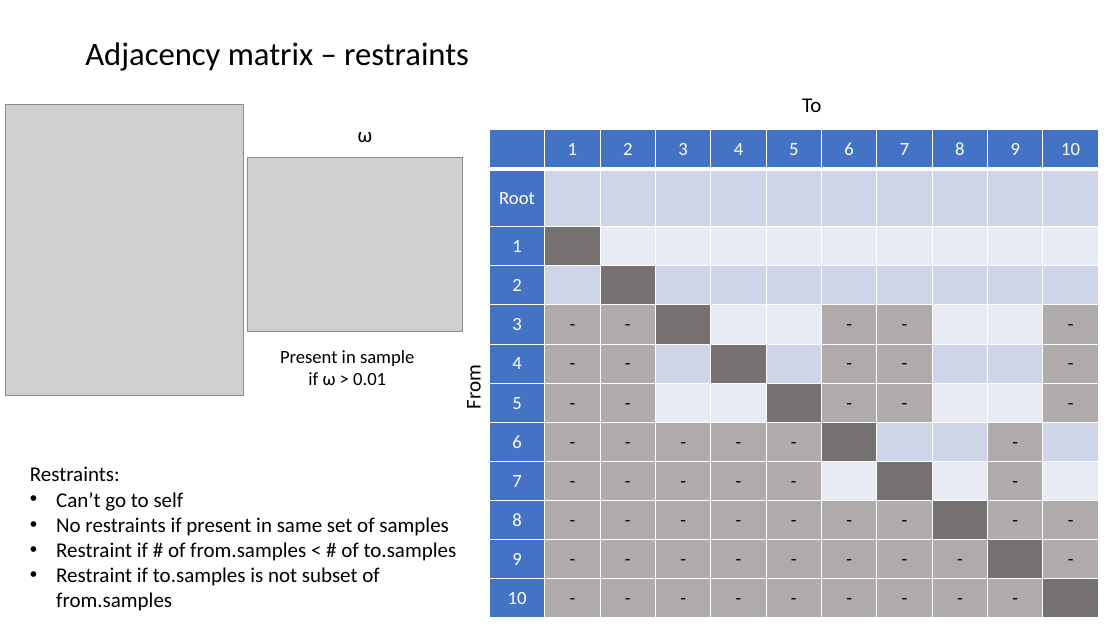
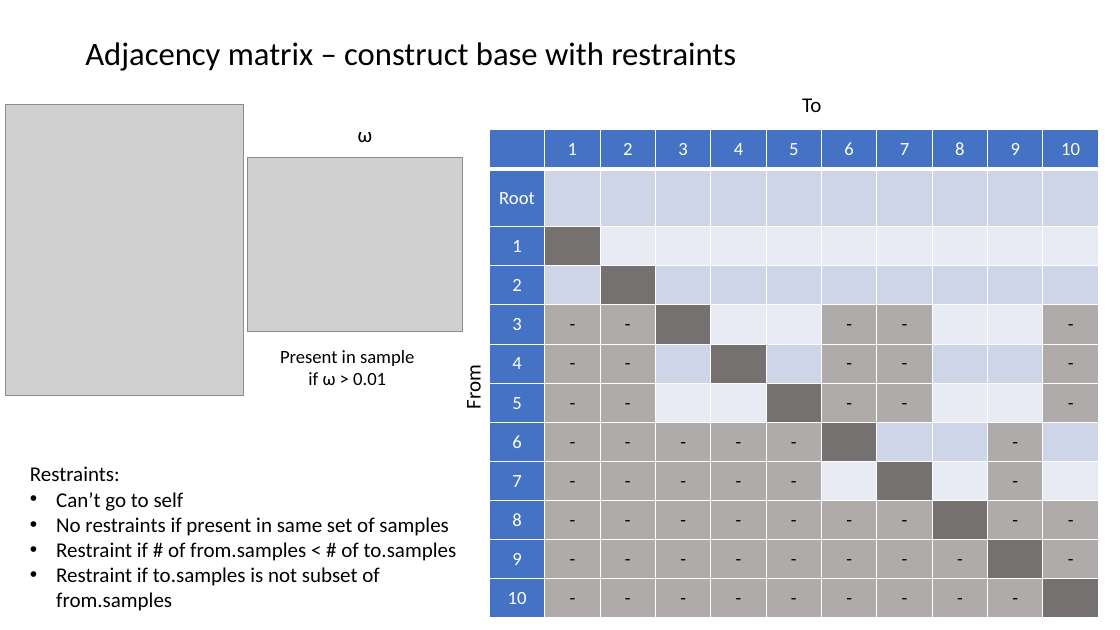
Before and after one commit to KarchinLab/pictograph, a slide deck: slide 7 of v6/figs/test-data-1.pptx. Drawn at 1120x630 pixels with LibreOffice and Linux fonts; fonts in the diff are those of the drawing; grey boxes stand for pictures. Boxes give left, top, right and bottom in pixels: in the first picture for what was removed or moved away, otherwise in the second. Text is boxed around its words. In the diff, an @@ line names an element or a change of style, - is before the commit and + after.

```diff
--- a/v6/figs/test-data-1.pptx
+++ b/v6/figs/test-data-1.pptx
@@ text at (85,42,736,71): text changed @@
-Adjacency matrix – restraints
+Adjacency matrix – construct base with restraints
```
Also in this commit, not shown: 5 other slides changed.
